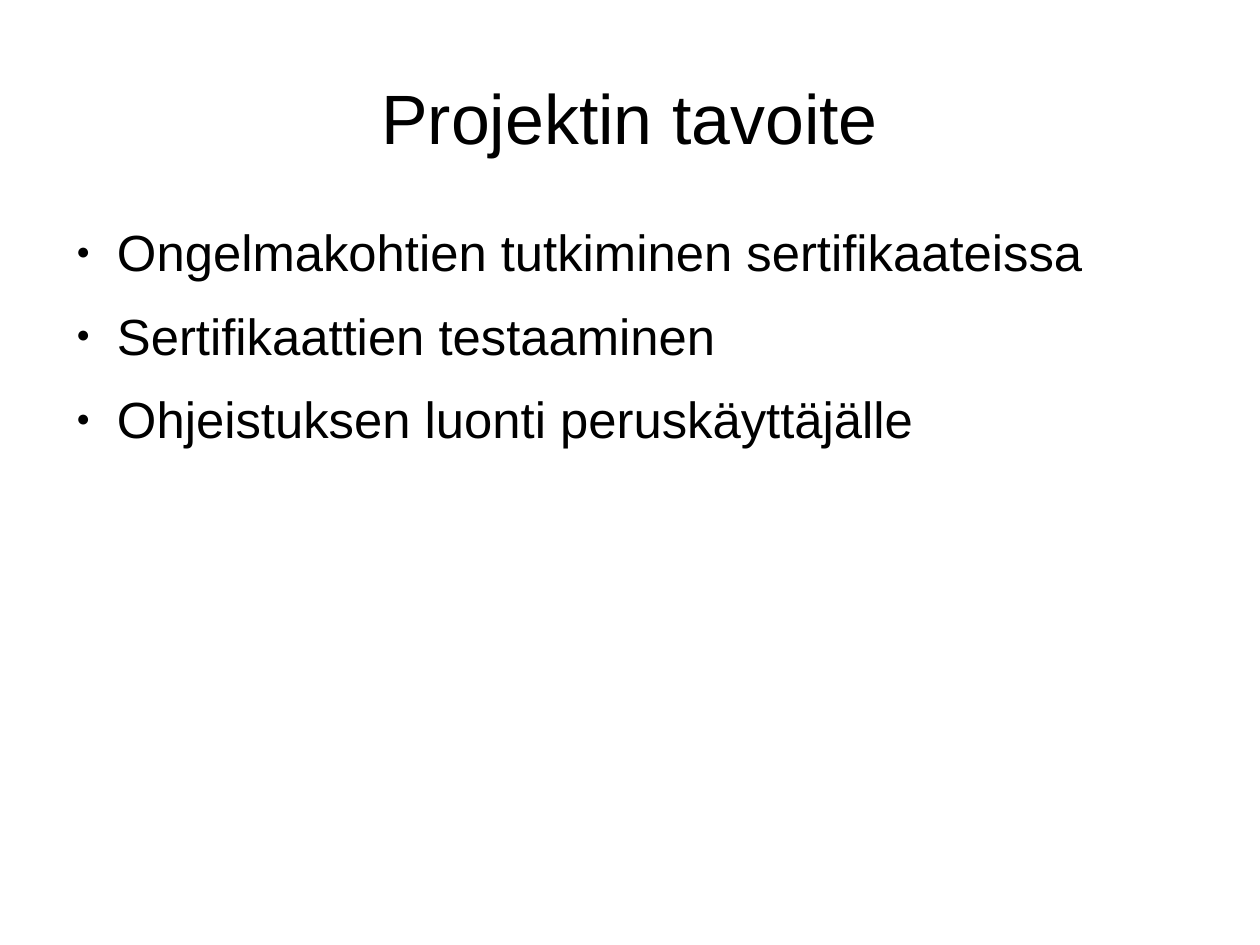
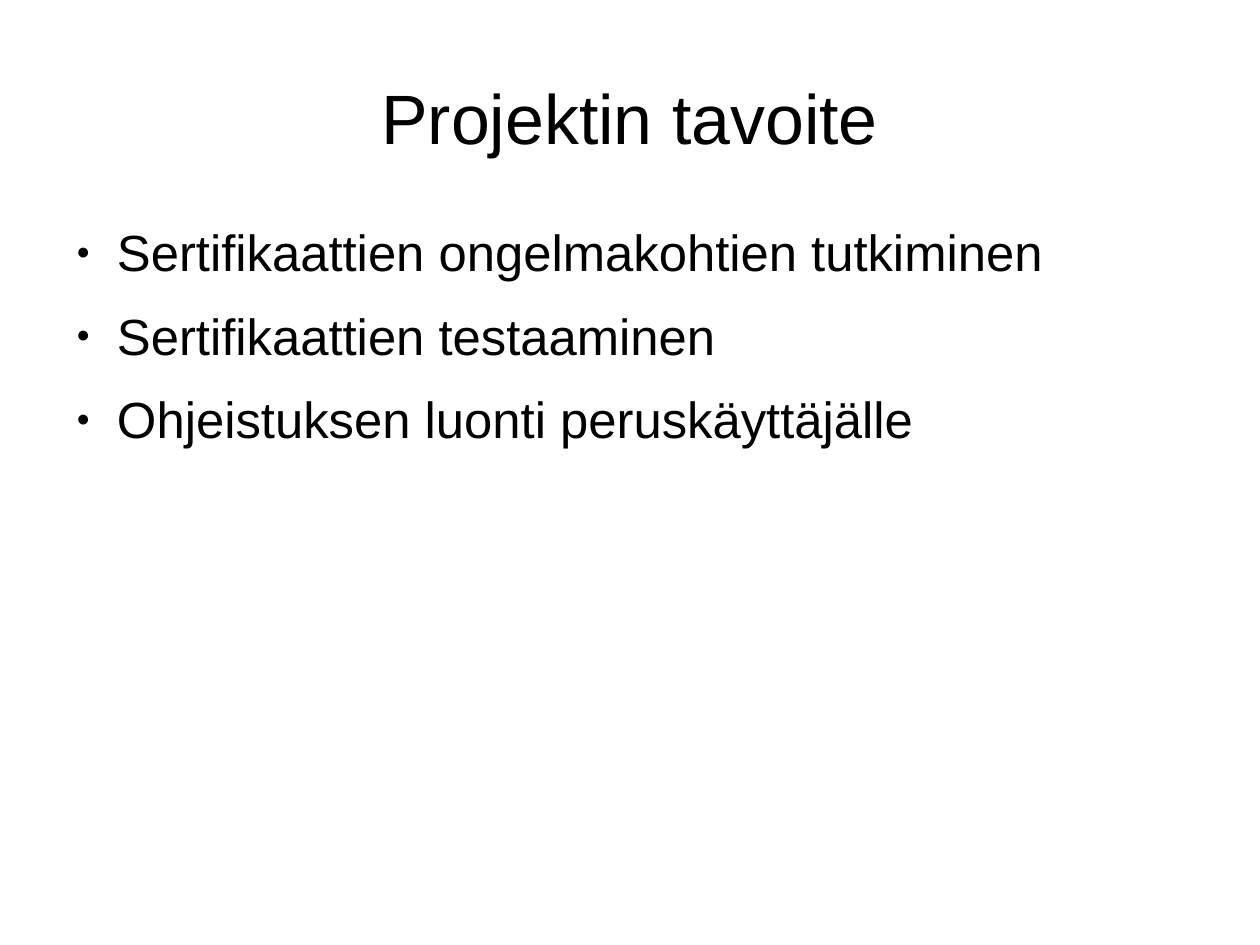
Before and after one commit to TatuE/tietoturvanHallinta, a slide deck: slide 2 of documents/Varmenteet yrityskäytössä pp.pptx. Drawn at 1260x945 pixels with LibreOffice and Linux fonts; fonts in the diff are those of the drawing; background and template pictures are left out. Boxes give left, top, right and bottom in pixels: in the first picture for what was removed or moved away, otherwise in the second. Text is boxed around its words. In the diff, an @@ line names an element or a change of style, - is before the commit and + after.

```diff
--- a/documents/Varmenteet yrityskäytössä pp.pptx
+++ b/documents/Varmenteet yrityskäytössä pp.pptx
@@ text at [117, 234, 1042, 282]: text changed @@
-● Ongelmakohtien tutkiminen sertifikaateissa
+● Sertifikaattien ongelmakohtien tutkiminen
```
Also in this commit, not shown: 2 other slides changed, 1 slide added, 1 slide removed.
